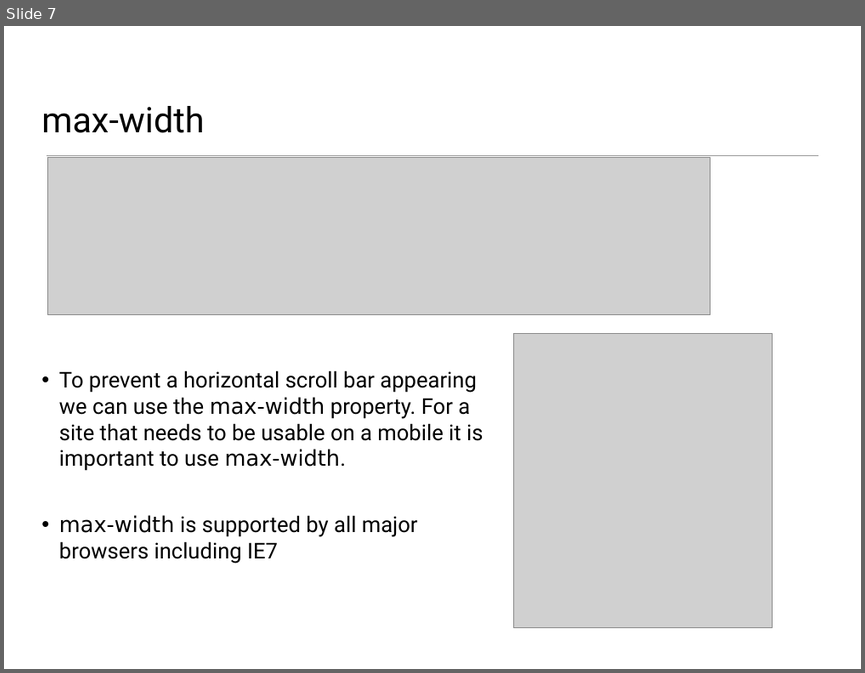
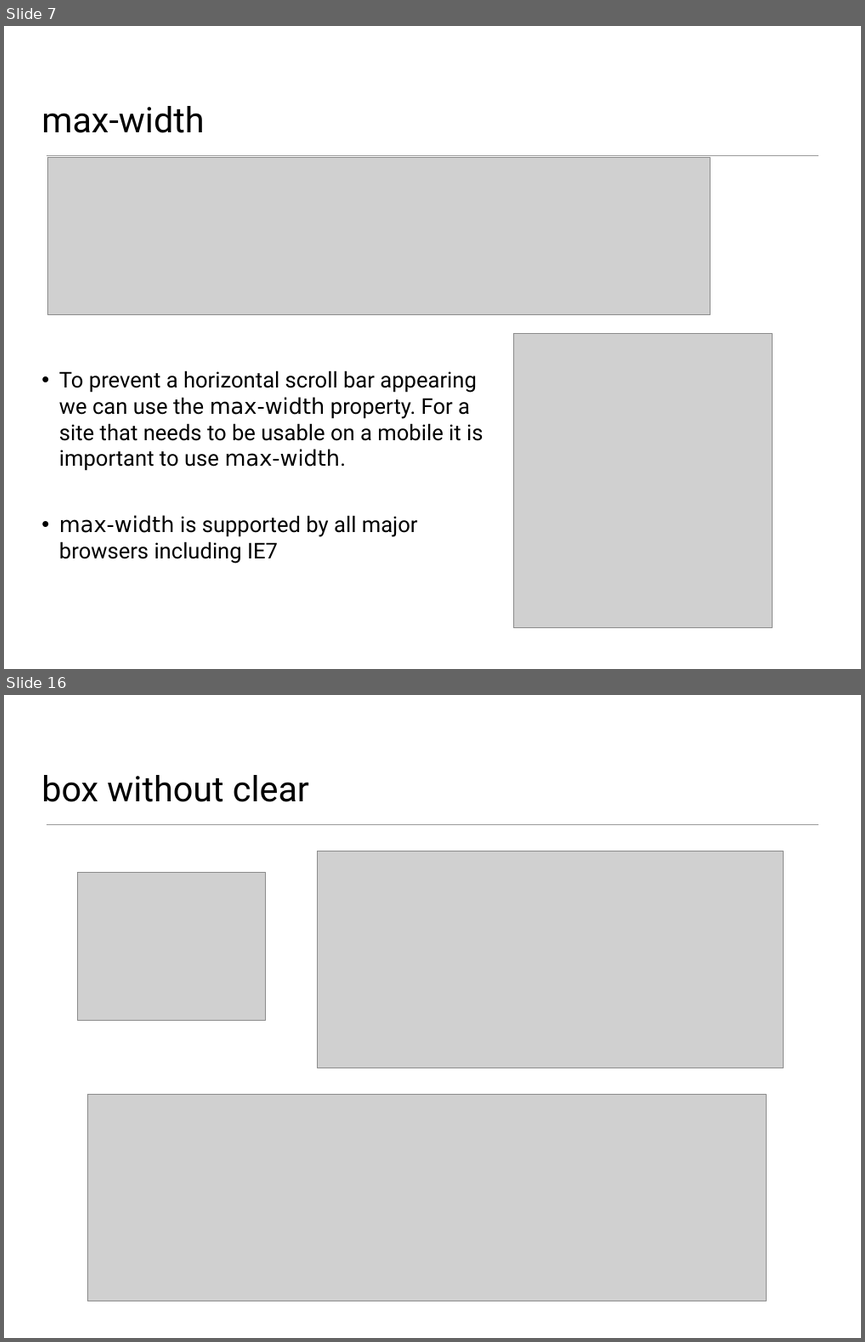
Before and after one commit to wit-web-dev-2015/web-dev-1, a slide deck: topic06/talk-1/a-css-layout-part1.pptx. Shown one above the other, each under a label of ours: slide 7 before the commit, slides 7 and 16 after it; the slides between them are not shown. The pictures are 865x673 and 865x1342 pixels, drawn with LibreOffice and Linux fonts; fonts in the diff are those of the drawing; grey boxes stand for pictures. Boxes give left, top, right and bottom in pixels: in the first picture for what was removed or moved away, otherwise in the second. Text is boxed around its words. In the diff, an @@ line names an element or a change of style, - is before the commit and + after.

```diff
--- a/topic06/talk-1/a-css-layout-part1.pptx
+++ b/topic06/talk-1/a-css-layout-part1.pptx
@@ slide 16 added at (4, 695, 861, 1338), background #FFFFFF; not listed: 1 template element that a slide beside it also shows @@
@@ title added at (41, 775, 309, 802), 42 pt, text #000000 @@
+box without clear
@@ picture added at (78, 872, 266, 1020) @@
@@ picture added at (318, 851, 783, 1068) @@
@@ picture added at (87, 1094, 766, 1301) @@
```
Also in this commit, not shown: 13 slides changed, 16 other files.
